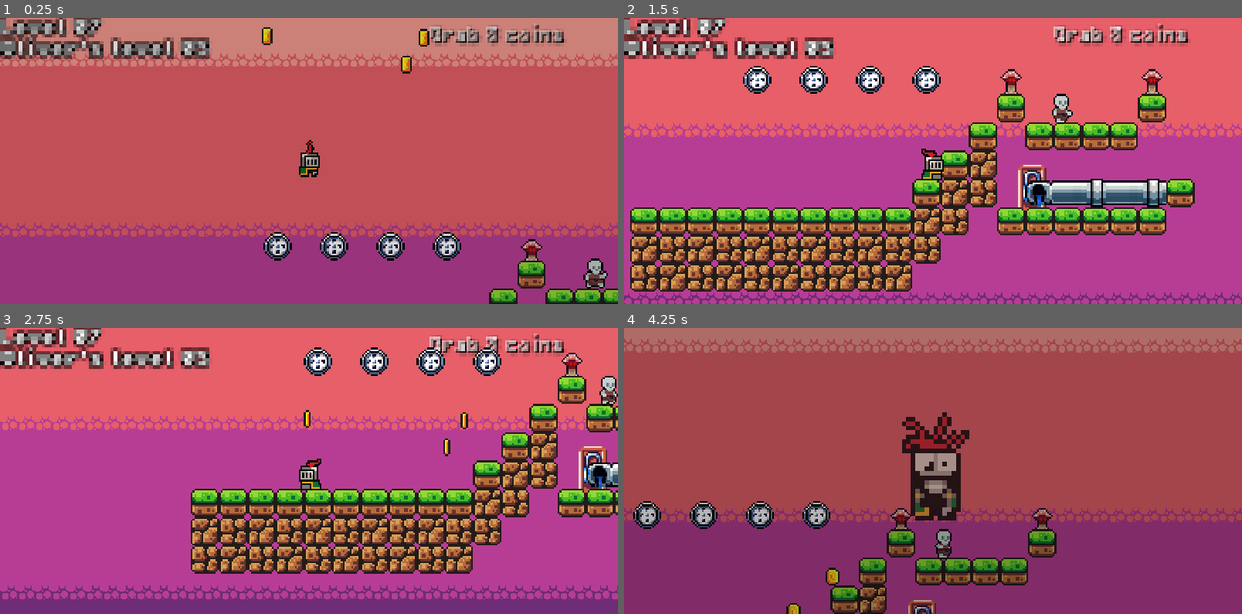
Above: before the commit, frames 1-4 (two rows, left to right).
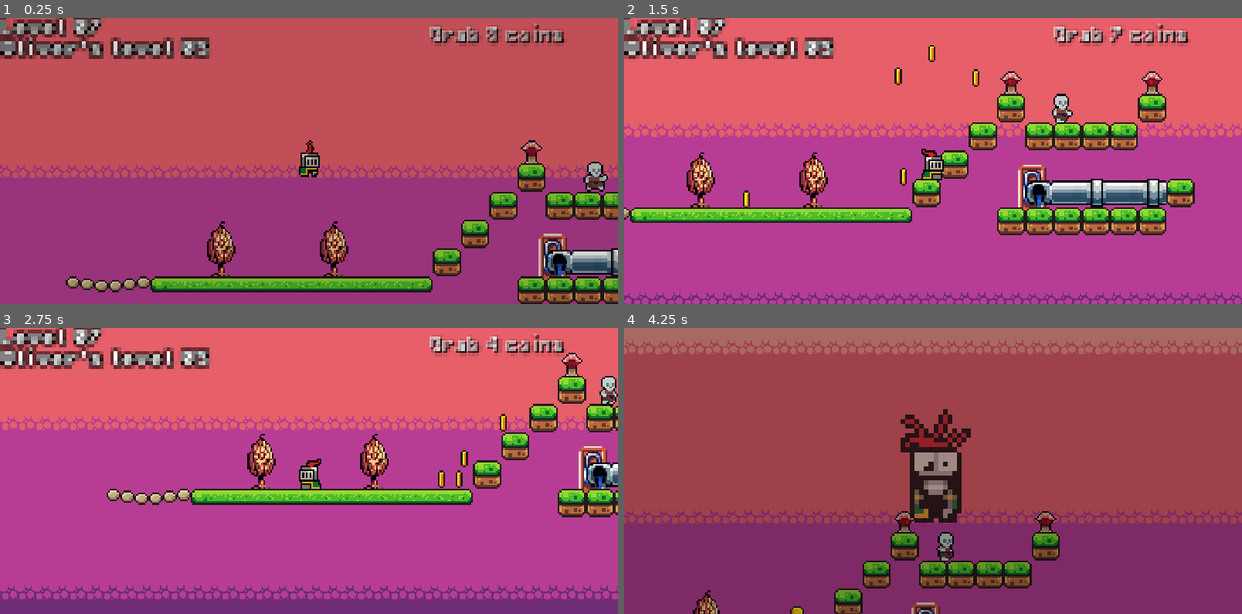
Above: after the commit, the same moments.

Repository: olivierpons/godot-prout-2d
Game: Godot game, scene res://scene/levels/level_07.tscn
The game is run twice, just before and just after one commit, with the same random seed, the same clock (stepped at 60 frames per second) and the same inputs. This scene is started directly instead of the project's main scene.
Inputs:
- Up to frame 1 (0.25 s): no input
- Up to frame 2 (1.5 s): hold D (move_right) from 0.53 s (still down); tap Delete (jump) at 0.77 s
- Up to frame 3 (2.75 s): tap Delete (jump) at 1.52 s; release D (move_right) at 2.03 s; hold A (move_left) from 2.03 s (still down)
- Up to frame 4 (4.25 s): release A (move_left) at 2.78 s; hold D (move_right) from 2.78 s (still down); tap Delete (jump) at 3.02, 3.77 s

The runs differ from the first frame. In frame 1, 42% of the frame differs, in the area x 0-100%, y 0-100%; in frame 2, 17%; in frame 3, 17%; in frame 4, 10%.

Commit message:
Rework mushroom a bit

Diff:
--- a/scene/levels/level_03.tscn
+++ b/scene/levels/level_03.tscn
@@ -341,7 +341,6 @@
 
 [node name="Coin" parent="Coins" instance=ExtResource("10_87aw8")]
 position = Vector2(-56, -195)
-delay_before_falling = 0.1
 
 [node name="Platforms" type="Node" parent="."]
 
--- a/scene/levels/level_07.tscn
+++ b/scene/levels/level_07.tscn
@@ -39,13 +39,13 @@
 format = 2
 layer_0/name = "Background"
 layer_1/name = "Mid"
-layer_1/tile_data = PackedInt32Array(-65546, 0, 0, -65545, 0 …(164 unchanged characters)… , -196620, 0, 0, -131085, 0, 0, -65550, 0, 0, -65551, 0, 0, -65552, 0, 0, -65553, 0, 0, -65554, 0, 0, -65555, 0, 0, -65556, 0, 0, -65557, 0, 0, -65558, 0, 0, -65559, 0, 0, -23, 65536, 0, -21, 65536, 0, 65515, 65536, 1, -19, 65536, 0, 65517, 65536, 1, -17, 65536, 0, 65519, 65536, 1, -15, 65536, 0, 65521, 65536, 1, -65549, 65536, 0, -13, 65536, 1, -196619, 65536, 0, -131083, 65536, 1, 65514, 65536, 0, 65516, 65536, 0, 65518, 65536, 0, 65520, 65536, 0, 65522, 65536, 0, -131084, 65536, 0, -65548, 65536, 1, -22, 65536, 1, -20, 65536, 1, -18, 65536, 1, -16, 65536, 1, -14, 65536, 1, 65513, 65536, 1, -131076, 0, 0)
+layer_1/tile_data = PackedInt32Array(-65546, 0, 0, -65545, 0 …(164 unchanged characters)… , -196620, 0, 0, -131085, 0, 0, -65550, 983040, 0, -65551, 917504, 0, -65552, 851968, 0, -65553, 917504, 0, -65554, 851968, 0, -65555, 917504, 0, -65556, 851968, 0, -65557, 917504, 0, -65558, 851968, 0, -65559, 786432, 0, -131076, 0, 0, -65562, 589824, 1, -65561, 655360, 1, -65560, 720896, 1)
 layer_2/name = "Foreground"
 layer_2/z_index = 10
-layer_2/tile_data = PackedInt32Array(-393235, 1, 0, -393233, 1, 0, -393231, 1, 0, -393229, 1, 0, -262163, 1, 1, -262161, 1, 1, -131080, 458752, 15, -131079, 524288, 15, -131078, 458752, 15, -131077, 524288, 15, -131081, 458752, 16)
+layer_2/tile_data = PackedInt32Array(-131080, 458752, 15, -131079, 524288, 15, -131078, 458752, 15, -131077, 524288, 15, -131081, 458752, 16, -196629, 458753, 0, -131093, 458753, 1, -196625, 458753, 0, -131089, 458753, 1)
 
 [node name="Player" parent="." instance=ExtResource("3_ulsyu")]
-position = Vector2(-278, -174)
+position = Vector2(-278, -119)
 
 [node name="Camera2D" type="Camera2D" parent="Player"]
 position = Vector2(0, -11)
@@ -120,35 +120,43 @@
 
 [node name="Coin" parent="Coins" instance=ExtResource("10_mgh35")]
 position = Vector2(-302, -223)
-delay_before_falling = 1.0
+delay_before_falling = 0.01
+falling_speed_gravity = 196
 
 [node name="Coin2" parent="Coins" instance=ExtResource("10_mgh35")]
 position = Vector2(-213, -222)
-delay_before_falling = 1.0
+delay_before_falling = 0.01
+falling_speed_gravity = 196
 
 [node name="Coin4" parent="Coins" instance=ExtResource("10_mgh35")]
 position = Vector2(-172, -323)
-delay_before_falling = 1.0
+delay_before_falling = 0.01
+falling_speed_gravity = 196
 
 [node name="Coin5" parent="Coins" instance=ExtResource("10_mgh35")]
 position = Vector2(-216, -324)
-delay_before_falling = 1.0
+delay_before_falling = 0.01
+falling_speed_gravity = 196
 
 [node name="Coin6" parent="Coins" instance=ExtResource("10_mgh35")]
 position = Vector2(-197, -337)
-delay_before_falling = 1.0
+delay_before_falling = 0.01
+falling_speed_gravity = 196
 
 [node name="Coin7" parent="Coins" instance=ExtResource("10_mgh35")]
 position = Vector2(-226, -397)
-delay_before_falling = 1.0
+delay_before_falling = 0.01
+falling_speed_gravity = 196
 
 [node name="Coin8" parent="Coins" instance=ExtResource("10_mgh35")]
 position = Vector2(-191, -430)
-delay_before_falling = 1.0
+delay_before_falling = 0.01
+falling_speed_gravity = 196
 
 [node name="Coin3" parent="Coins" instance=ExtResource("10_mgh35")]
 position = Vector2(-223, -207)
-delay_before_falling = 1.0
+delay_before_falling = 0.01
+falling_speed_gravity = 196
 
 [node name="Platforms" type="Node" parent="."]
 
--- a/scene/monsters/mushroom.tscn
+++ b/scene/monsters/mushroom.tscn
@@ -36,11 +36,12 @@
 }],
 "loop": true,
 "name": &"default",
-"speed": 2.0
+"speed": 5.0
 }]
 
-[sub_resource type="RectangleShape2D" id="RectangleShape2D_hib8u"]
-size = Vector2(5, 9.5)
+[sub_resource type="CapsuleShape2D" id="CapsuleShape2D_lo4y3"]
+radius = 5.25
+height = 12.5
 
 [node name="Mushroom" type="Node2D"]
 
@@ -52,5 +53,5 @@
 [node name="Killzone" parent="." instance=ExtResource("2_l1utq")]
 
 [node name="CollisionShape2D" type="CollisionShape2D" parent="Killzone"]
-position = Vector2(0, 2.75)
-shape = SubResource("RectangleShape2D_hib8u")
+position = Vector2(0, 2)
+shape = SubResource("CapsuleShape2D_lo4y3")
--- a/scene/tileset_game.tres
+++ b/scene/tileset_game.tres
@@ -525,6 +525,12 @@
 0:0/0 = 0
 0:0/0/physics_layer_0/linear_velocity = Vector2(0, 0)
 0:0/0/physics_layer_0/angular_velocity = 0.0
+7:0/0 = 0
+7:0/0/physics_layer_0/linear_velocity = Vector2(0, 0)
+7:0/0/physics_layer_0/angular_velocity = 0.0
+7:1/0 = 0
+7:1/0/physics_layer_0/linear_velocity = Vector2(0, 0)
+7:1/0/physics_layer_0/angular_velocity = 0.0
 
 [sub_resource type="TileSetAtlasSource" id="TileSetAtlasSource_mjfcj"]
 texture = ExtResource("3_lq33q")
--- a/scripts/coin.gd
+++ b/scripts/coin.gd
@@ -2,7 +2,7 @@
 
 @onready var game_manager = $"../../GameManager"
 @onready var animation_player = $AnimationPlayer
-@export var delay_before_falling: float = 0
+@export var delay_before_falling: float = 0.1
 @export var falling_speed_gravity: int = 98
 @onready var collision_shape_2d = $CollisionShape2D
 
Binary file changed: assets/sprites/monsters/Red Cap/RedCapIdleSide.png
Binary file changed: assets/sprites/world_dungeon.png
